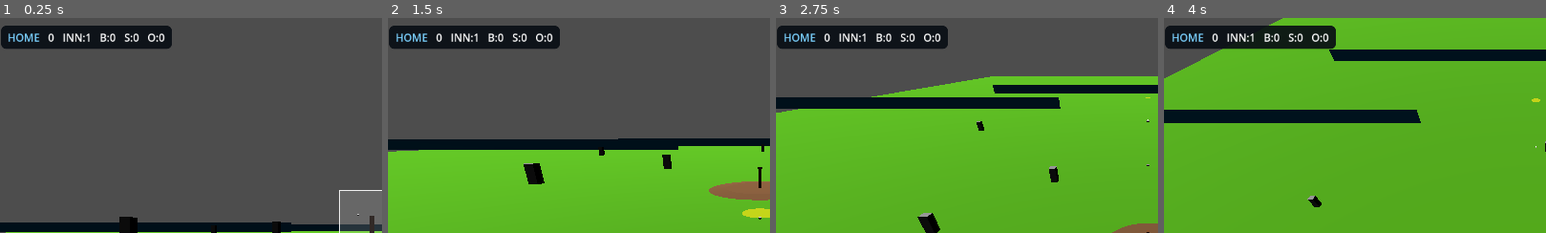
Above: before the commit, frames 1-4 (left to right).
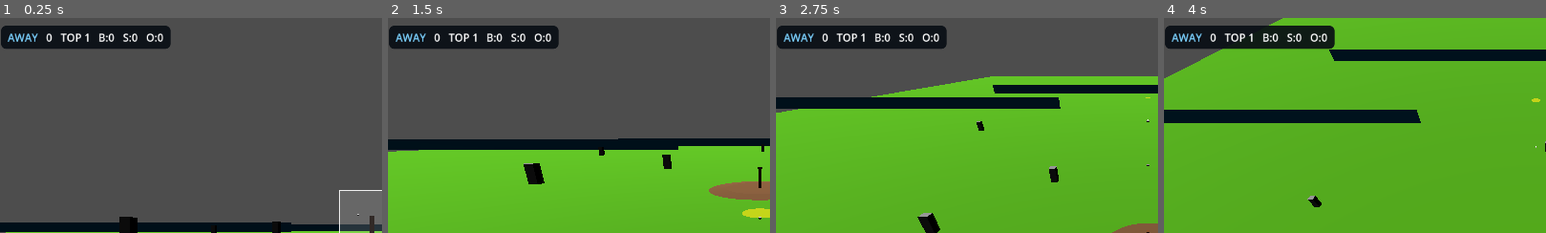
Above: after the commit, the same moments.

Repository: faintdeception/BaseballRivals_GD
Game: Godot game, scene res://gameplay/gameplay.tscn
Two runs of this game, one before a commit and one after it. Both use one fixed random seed, a clock stepped at 60 frames per second and the inputs below.
Inputs (mouse positions are % of the whole screen's width and height, from its top left):
- Up to frame 1 (0.25 s): no input
- Up to frame 2 (1.5 s): tap Enter at 0.5 s; move the mouse to (72, 45) at 0.52 s; hold D 0.53-1.25 s; tap 1 at 0.6 s; click (72, 45) at 0.67 s; tap Space at 0.77 s; drag from (30, 55) to (45, 70) at 1.27 s
- Up to frame 3 (2.75 s): move the mouse to (60, 28) at 2.02 s; hold D from 2.03 s (still down); tap 3 at 2.1 s; click (60, 28) at 2.17 s
- Up to frame 4 (4 s): release D at 2.75 s; drag from (45, 70) to (20, 35) at 2.77 s; move the mouse to (80, 65) at 3.52 s; hold A from 3.53 s (still down); tap Shift at 3.6 s; click (80, 65) at 3.67 s; tap Space at 3.77 s
The pictures show only the part of the screen within x 1-51%, y 1-51%; the shares and areas given below are measured in that part.

The runs differ from the first frame. In frame 1, 1.0% of the frame differs, in the area x 2-45%, y 3-15%; in frame 2, 1.0%; in frame 3, 1.0%; in frame 4, 1.0%.

Commit message:
Implement game over logic, update inning handling, and enhance UI for game state changes

Diff:
--- a/autoloads/game_state.gd
+++ b/autoloads/game_state.gd
@@ -7,9 +7,11 @@
 signal play_state_changed(new_state)
 signal bases_changed
 signal outs_changed(new_outs: int)
-signal inning_changed(new_inning: int)
+signal inning_changed(inning: int, half: Half)
 signal batting_team_changed
-
+signal game_over
+
+enum Half { TOP, BOTTOM }
 enum PlayState { IDLE, LIVE, DEAD }
 
 var play_state: PlayState = PlayState.IDLE
@@ -17,9 +19,10 @@
 var strikes: int = 0
 var outs: int = 0
 var inning: int = 1
+var half: Half = Half.TOP
 var home_team_name: String = "HOME"
 var away_team_name: String = "AWAY"
-var is_home_batting: bool = true
+var is_home_batting: bool = false
 const LINEUP_SIZE := 9
 
 var lineup: Array[BatterData] = []
@@ -27,6 +30,20 @@
 var bases: Array[BatterData] = [null, null, null]
 var home_score: int = 0
 var away_score: int = 0
+
+var score_home: int:
+	get:
+		return home_score
+	set(value):
+		home_score = value
+
+var score_away: int:
+	get:
+		return away_score
+	set(value):
+		away_score = value
+
+var is_game_over: bool = false
 var fast_mode: bool = false
 var _inning_reset_pending: bool = false
 var _lineup_advanced: bool = false
@@ -76,6 +93,8 @@
 	var delay := 0.2 if fast_mode else 1.5
 	await get_tree().create_timer(delay).timeout
 	if play_state != PlayState.DEAD:
+		return
+	if is_game_over:
 		return
 	advance_batter()
 	var error := get_tree().change_scene_to_file("res://gameplay/ui/transition.tscn")
@@ -173,19 +192,78 @@
 	print("Out ", outs)
 	outs_changed.emit(outs)
 	if outs == 3:
-		_end_half_inning()
-
-
-func _end_half_inning() -> void:
+		end_half_inning()
+
+
+func end_half_inning() -> void:
 	print("Half-inning ended")
 	bases = [null, null, null]
 	bases_changed.emit()
 	_inning_reset_pending = true
-	if not is_home_batting:
+
+	if _check_game_over():
+		is_game_over = true
+		game_over.emit()
+		return
+
+	if half == Half.TOP:
+		half = Half.BOTTOM
+	else:
+		half = Half.TOP
 		inning += 1
-		inning_changed.emit(inning)
-	is_home_batting = not is_home_batting
+
+	is_home_batting = (half == Half.BOTTOM)
 	batting_team_changed.emit()
+	inning_changed.emit(inning, half)
+
+
+func _end_half_inning() -> void:
+	end_half_inning()
+
+
+func _check_game_over() -> bool:
+	if inning < 9:
+		return false
+	if half == Half.TOP:
+		return score_home > score_away
+	else:
+		return score_home != score_away  # tie → extra innings
+
+
+func check_game_over() -> bool:
+	return _check_game_over()
+
+
+func get_game_over_text() -> String:
+	if score_home > score_away:
+		return "%s WINS %d-%d" % [home_team_name, score_home, score_away]
+	elif score_away > score_home:
+		return "%s WINS %d-%d" % [away_team_name, score_away, score_home]
+	else:
+		return "TIE GAME %d-%d" % [score_home, score_away]
+
+
+func reset() -> void:
+	play_state = PlayState.IDLE
+	balls = 0
+	strikes = 0
+	outs = 0
+	inning = 1
+	half = Half.TOP
+	is_home_batting = false
+	lineup_index = 0
+	bases = [null, null, null]
+	home_score = 0
+	away_score = 0
+	is_game_over = false
+	_inning_reset_pending = false
+	_lineup_advanced = false
+	balls_changed.emit(balls)
+	strikes_changed.emit(strikes)
+	outs_changed.emit(outs)
+	bases_changed.emit()
+	batting_team_changed.emit()
+	inning_changed.emit(inning, half)
 
 
 func _walk():
--- a/debug/debug_hit.gd
+++ b/debug/debug_hit.gd
@@ -21,6 +21,8 @@
 
 
 func _unhandled_input(event: InputEvent) -> void:
+	if GameState.is_game_over:
+		return
 	if not (event is InputEventKey and event.pressed and not event.echo):
 		return
 	match event.physical_keycode:
--- a/gameplay/actors/batter.gd
+++ b/gameplay/actors/batter.gd
@@ -44,6 +44,7 @@
 	pitcher.ball_pitched.connect(_on_ball_pitched)
 	EventBus.ball_hit.connect(_on_ball_hit)
 	EventBus.ball_caught.connect(_on_ball_caught)
+	GameState.game_over.connect(_on_game_over)
 	bat_pivot.rotation_degrees.y = bat_ready_angle
 	if baseball:
 		_prev_ball_pos = baseball.global_position
@@ -121,6 +122,8 @@
 
 func _physics_process(_delta):
 	if GameState.play_state != GameState.PlayState.IDLE:
+		return
+	if GameState.is_game_over:
 		return
 	if baseball == null or baseball.freeze or not _pitch_in_flight:
 		return
@@ -195,3 +198,13 @@
 		plate_position + Vector3(-data.zone_half_width, data.zone_bottom_y, -0.1),
 		Vector3(data.zone_half_width * 2.0, data.zone_top_y - data.zone_bottom_y, 0.2)
 	)
+
+
+func _on_game_over() -> void:
+	disable_input()
+
+
+func disable_input() -> void:
+	set_physics_process(false)
+	set_process_unhandled_input(false)
+	set_process_input(false)
--- a/gameplay/actors/fielder.gd
+++ b/gameplay/actors/fielder.gd
@@ -76,6 +76,8 @@
 
 
 func _unhandled_input(event: InputEvent) -> void:
+	if GameState.is_game_over:
+		return
 	if not (is_player_controlled and has_ball):
 		return
 	var target: Node3D = null
@@ -100,6 +102,9 @@
 
 
 func _move() -> void:
+	if GameState.is_game_over:
+		velocity = Vector3.ZERO
+		return
 	var input := Vector2.ZERO
 	if is_player_controlled:
 		input.x = _axis(KEY_D, KEY_RIGHT, KEY_A, KEY_LEFT)
--- a/gameplay/actors/pitcher.gd
+++ b/gameplay/actors/pitcher.gd
@@ -39,6 +39,7 @@
 	timer = wait_time
 	GameState.strikeout.connect(_on_strikeout)
 	GameState.walk.connect(_on_walk)
+	GameState.game_over.connect(_on_game_over)
 	baseball.reset_to(release_point.global_position)
 	# The batter's data isn't loaded until after this _ready, so pick the first target next frame.
 	_pick_initial_target.call_deferred()
@@ -100,6 +101,15 @@
 	state = State.DONE
 
 
+func _on_game_over():
+	stop()
+
+
+func stop():
+	state = State.DONE
+	set_process(false)
+
+
 # Works out the velocity that makes the ball cross target_point, accounting for gravity.
 func _aim_at_target() -> Vector3:
 	var to_target = target_point - release_point.global_position
--- a/gameplay/gameplay.gd
+++ b/gameplay/gameplay.gd
@@ -5,13 +5,35 @@
 # Mound height:      0.254 m (10")
 # Mound radius:      ~2.7 m top, ~5.5 m base (real mounds are wide and gentle)
 
+const GAME_OVER_SCENE = preload("res://gameplay/ui/game_over.tscn")
+
+var _game_over_instance: CanvasLayer = null
 
 
 # Called when the node enters the scene tree for the first time.
-func _ready():
+func _ready() -> void:
 	GameState.start_at_bat()
+	GameState.game_over.connect(_on_game_over)
+	if GameState.is_game_over:
+		_show_game_over()
 
 
 # Called every frame. 'delta' is the elapsed time since the previous frame.
-func _process(delta):
+func _process(_delta: float) -> void:
 	pass
+
+
+func _on_game_over() -> void:
+	var pitcher := get_node_or_null("Actors/Pitcher")
+	if pitcher and pitcher.has_method("stop"):
+		pitcher.stop()
+	var batter := get_node_or_null("Actors/Batter")
+	if batter and batter.has_method("disable_input"):
+		batter.disable_input()
+	_show_game_over()
+
+
+func _show_game_over() -> void:
+	if _game_over_instance == null:
+		_game_over_instance = GAME_OVER_SCENE.instantiate()
+		add_child(_game_over_instance)
--- /dev/null
+++ b/gameplay/ui/game_over.gd
@@ -0,0 +1,27 @@
+extends CanvasLayer
+
+@onready var result_label: Label = $CenterContainer/VBoxContainer/ResultLabel
+@onready var play_again_button: Button = $CenterContainer/VBoxContainer/PlayAgainButton
+
+
+func _ready() -> void:
+	Input.mouse_mode = Input.MOUSE_MODE_VISIBLE
+	play_again_button.pressed.connect(_on_play_again_pressed)
+	update_result_text()
+
+
+func update_result_text() -> void:
+	if result_label != null:
+		result_label.text = GameState.get_game_over_text()
+
+
+func set_result_text(text: String) -> void:
+	if result_label != null:
+		result_label.text = text
+
+
+func _on_play_again_pressed() -> void:
+	GameState.reset()
+	var error := get_tree().change_scene_to_file("res://gameplay/gameplay.tscn")
+	if error != OK:
+		push_error("Failed to load gameplay scene: %s" % error)
--- /dev/null
+++ b/gameplay/ui/game_over.tscn
@@ -0,0 +1,46 @@
+[gd_scene load_steps=2 format=3]
+
+[ext_resource type="Script" path="res://gameplay/ui/game_over.gd" id="1_go"]
+
+[node name="GameOver" type="CanvasLayer"]
+script = ExtResource("1_go")
+
+[node name="Background" type="ColorRect" parent="."]
+anchors_preset = 15
+anchor_right = 1.0
+anchor_bottom = 1.0
+grow_horizontal = 2
+grow_vertical = 2
+color = Color(0.035, 0.055, 0.08, 0.85)
+
+[node name="CenterContainer" type="CenterContainer" parent="."]
+anchors_preset = 15
+anchor_right = 1.0
+anchor_bottom = 1.0
+grow_horizontal = 2
+grow_vertical = 2
+
+[node name="VBoxContainer" type="VBoxContainer" parent="CenterContainer"]
+layout_mode = 2
+theme_override_constants/separation = 24
+
+[node name="TitleLabel" type="Label" parent="CenterContainer/VBoxContainer"]
+layout_mode = 2
+theme_override_colors/font_color = Color(0.9, 0.9, 0.95, 1)
+theme_override_font_sizes/font_size = 40
+text = "GAME OVER"
+horizontal_alignment = 1
+
+[node name="ResultLabel" type="Label" parent="CenterContainer/VBoxContainer"]
+layout_mode = 2
+theme_override_colors/font_color = Color(0.48, 0.82, 1, 1)
+theme_override_font_sizes/font_size = 32
+text = "HOME WINS 3-2"
+horizontal_alignment = 1
+
+[node name="PlayAgainButton" type="Button" parent="CenterContainer/VBoxContainer"]
+custom_minimum_size = Vector2(180, 50)
+layout_mode = 2
+size_flags_horizontal = 4
+theme_override_font_sizes/font_size = 22
+text = "Play Again"
--- a/gameplay/ui/score_hud.gd
+++ b/gameplay/ui/score_hud.gd
@@ -13,8 +13,12 @@
 	GameState.strikes_changed.connect(_on_count_changed)
 	GameState.bases_changed.connect(_refresh)
 	GameState.outs_changed.connect(_on_count_changed)
-	GameState.inning_changed.connect(_on_count_changed)
+	GameState.inning_changed.connect(_on_inning_changed)
 	GameState.batting_team_changed.connect(_refresh)
+	_refresh()
+
+
+func _on_inning_changed(_new_inning: int, _new_half: GameState.Half) -> void:
 	_refresh()
 
 
@@ -25,7 +29,8 @@
 func _refresh() -> void:
 	team_label.text = GameState.current_team_name()
 	score_label.text = str(GameState.current_team_score())
-	inning_label.text = "INN:%d" % GameState.inning
+	var half_str: String = "TOP" if GameState.half == GameState.Half.TOP else "BOT"
+	inning_label.text = "%s %d" % [half_str, GameState.inning]
 	balls_label.text = "B:%d" % GameState.balls
 	strikes_label.text = "S:%d" % GameState.strikes
 	outs_label.text = "O:%d" % GameState.outs
